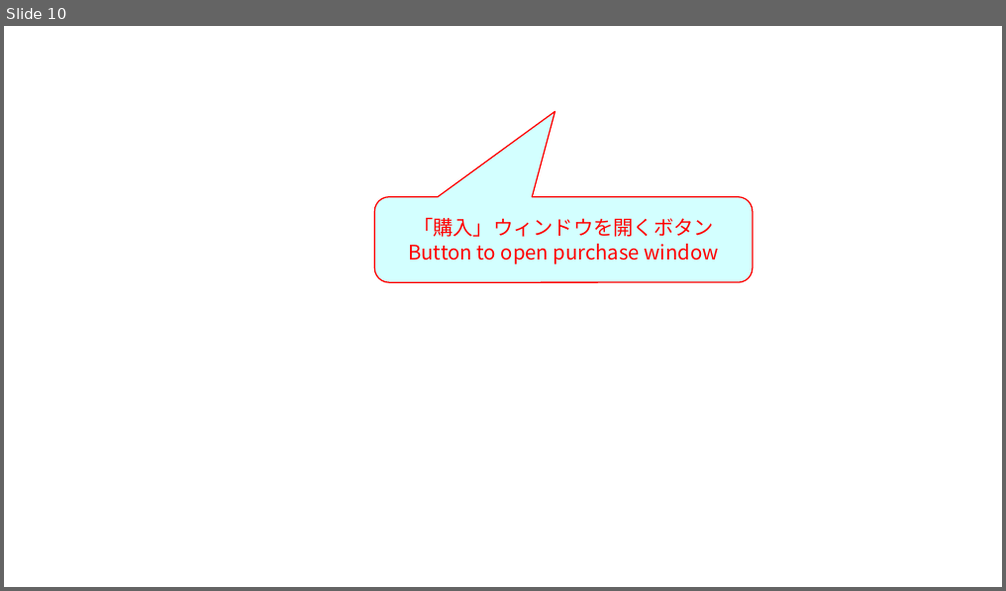
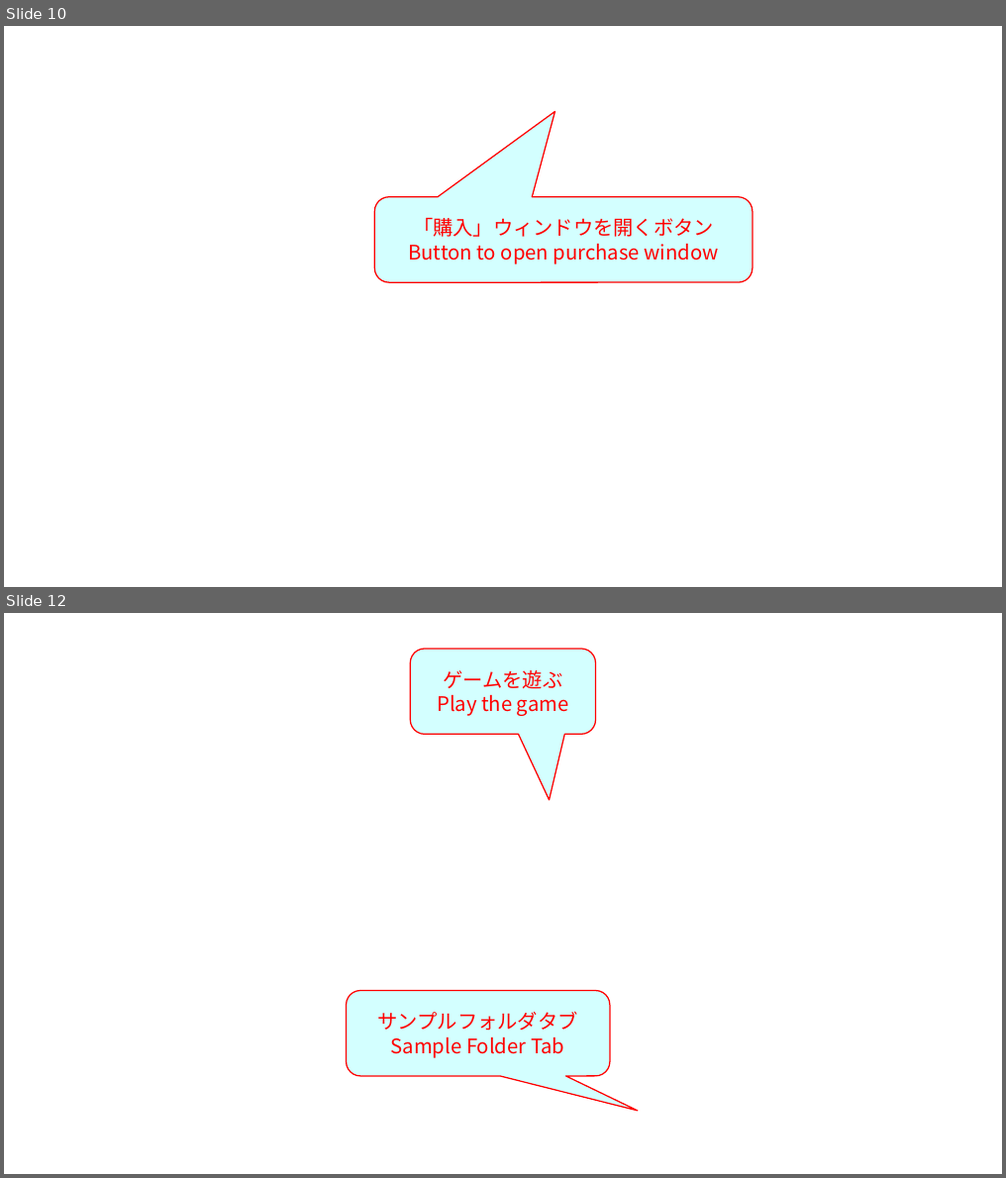
Before and after one commit to takezoff/x8support, a slide deck: work/x8_figures.odp. Shown one above the other, each under a label of ours: slide 10 before the commit, slides 10 and 12 after it; the slides between them are not shown. The pictures are 1006x591 and 1006x1178 pixels, drawn with LibreOffice and Linux fonts; fonts in the diff are those of the drawing; background and template pictures are left out. Boxes give left, top, right and bottom in pixels: in the first picture for what was removed or moved away, otherwise in the second. Text is boxed around its words. In the diff, an @@ line names an element or a change of style, - is before the commit and + after.

```diff
--- a/work/x8_figures.odp
+++ b/work/x8_figures.odp
@@ slide 12 added at bbox=[4, 613, 1002, 1174], background picture (left out) @@
@@ rounded speech box added at bbox=[411, 649, 596, 734], fill #CCFFFF at 85% opacity, outline #FF0000 0.99 pt, 16 pt, text #FF0000 @@
+ゲームを遊ぶ
+Play the game
@@ rounded speech box added at bbox=[347, 990, 610, 1075], fill #CCFFFF at 85% opacity, outline #FF0000 0.99 pt, 16 pt, text #FF0000 @@
+サンプルフォルダタブ
+Sample Folder Tab
```
Also in this commit, not shown: 19 other slides added, 43 other files.
